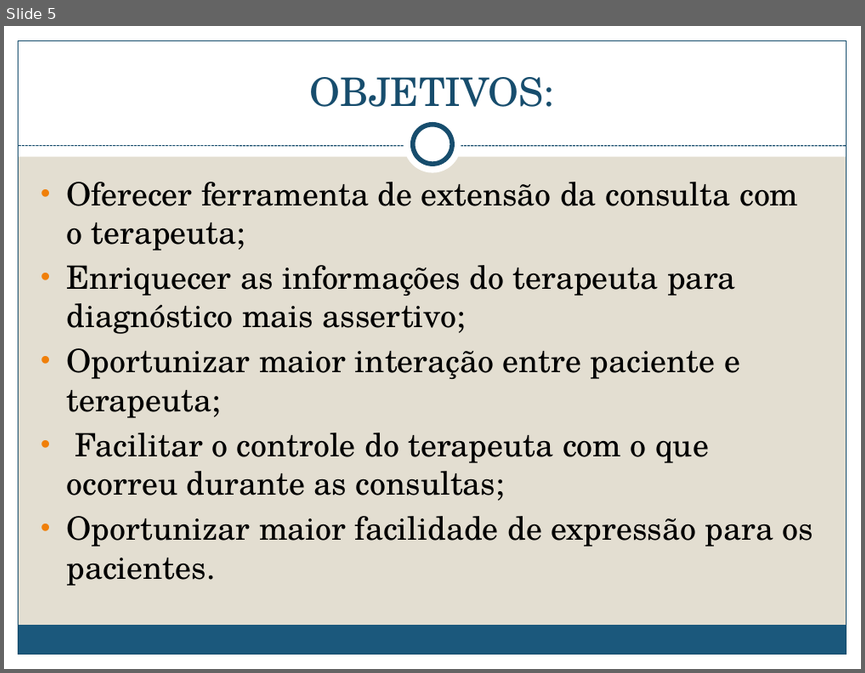
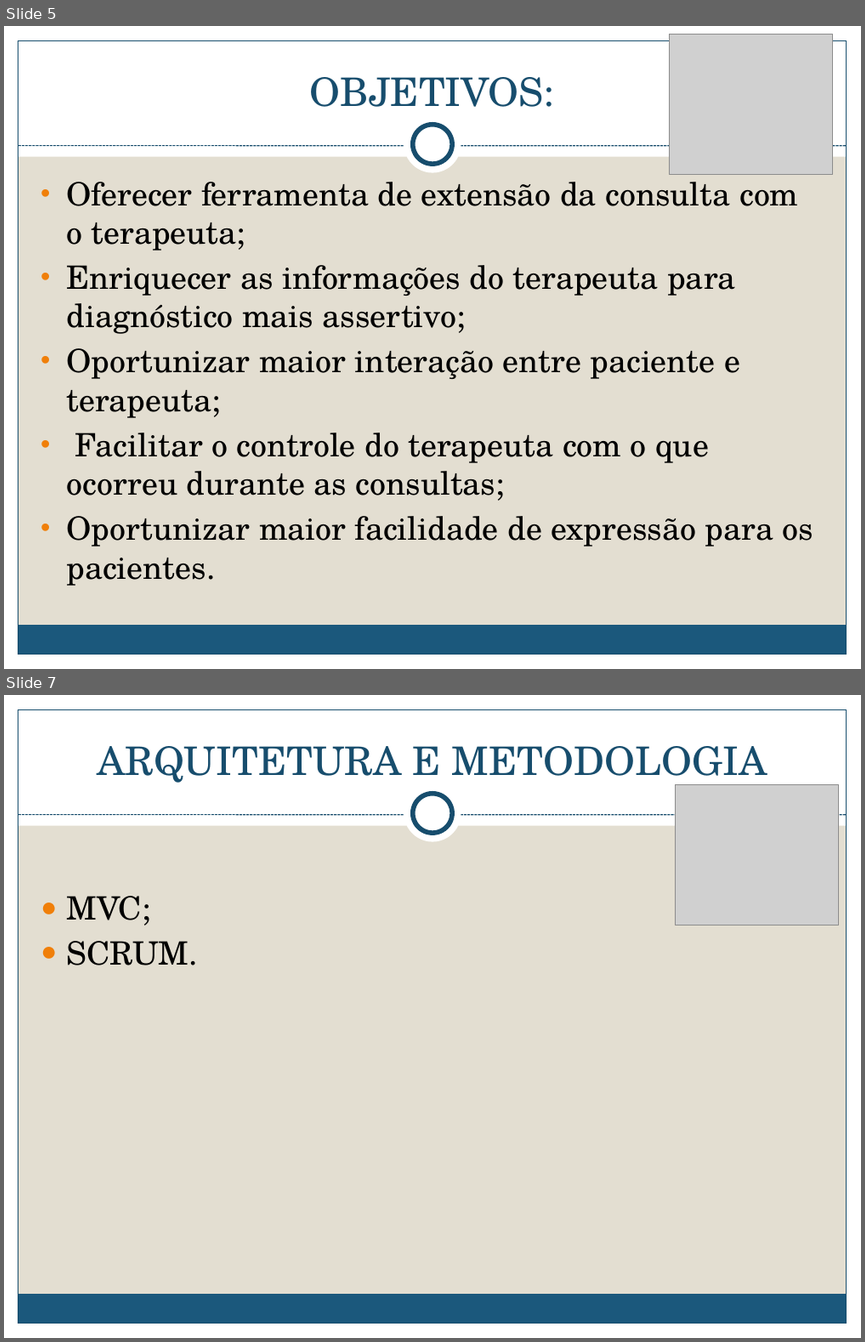
Before and after one commit to jhenitmj/PSIQ, a slide deck: DocumentoPSIQ/PSIQ.pptx. Shown one above the other, each under a label of ours: slide 5 before the commit, slides 5 and 7 after it; the slides between them are not shown. The pictures are 865x673 and 865x1342 pixels, drawn with LibreOffice and Linux fonts; fonts in the diff are those of the drawing; grey boxes stand for pictures. Boxes give left, top, right and bottom in pixels: in the first picture for what was removed or moved away, otherwise in the second. Text is boxed around its words. In the diff, an @@ line names an element or a change of style, - is before the commit and + after.

```diff
--- a/DocumentoPSIQ/PSIQ.pptx
+++ b/DocumentoPSIQ/PSIQ.pptx
@@ slide 7 added at [4, 695, 861, 1338], background #E3DED1; not listed: 9 template elements that a slide beside it also shows @@
@@ title added at [97, 746, 767, 787], 33 pt, text #184E6D @@
+ARQUITETURA E METODOLOGIA
@@ picture added at [675, 785, 838, 925] @@
@@ text added at [66, 896, 198, 965], 27 pt, text #000000 @@
+● MVC;
+● SCRUM.
@@ slide 5 changed as well @@
@@ picture added at [669, 34, 832, 174] @@
```
Also in this commit, not shown: 8 other slides changed, 2 other slides added, 3 slides removed.
